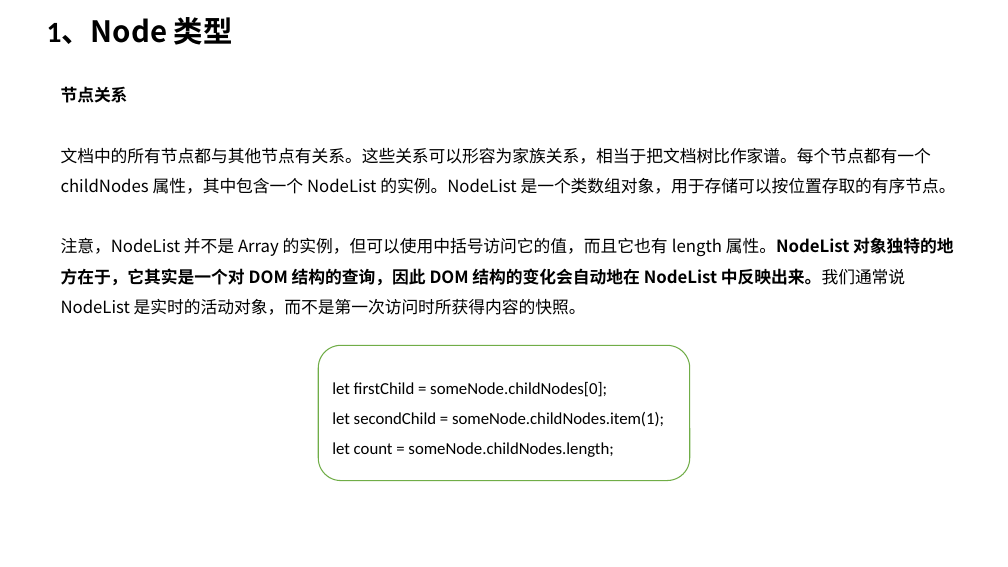
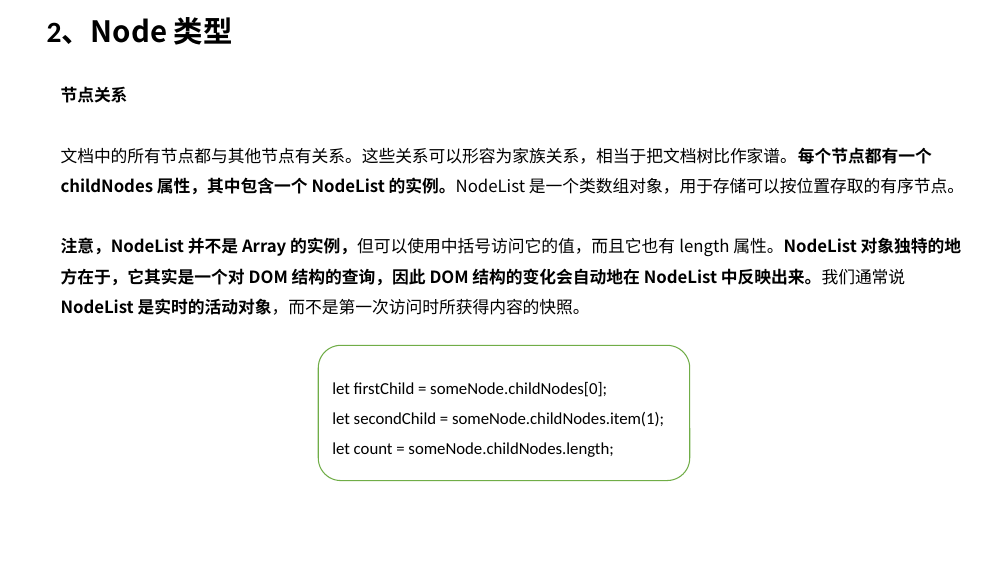
Before and after one commit to TshSophie/OnlineNotes, a slide deck: slide 7 of 读书笔记/JavaScript高级程序设计第四版 ppt版本/第十四章 DOM.pptx. Drawn at 1008x567 pixels with LibreOffice and Linux fonts; fonts in the diff are those of the drawing. Boxes give left, top, right and bottom in pixels: in the first picture for what was removed or moved away, otherwise in the second. Text is boxed around its words. In the diff, an @@ line names an element or a change of style, - is before the commit and + after.

```diff
--- a/读书笔记/JavaScript高级程序设计第四版 ppt版本/第十四章 DOM.pptx
+++ b/读书笔记/JavaScript高级程序设计第四版 ppt版本/第十四章 DOM.pptx
@@ text at [47, 17, 233, 45]: text changed @@
-1、Node 类型
+2、Node 类型
@@ text at [61, 147, 964, 315]: bold on in "文档中的所有节点都与其他节点有关系。这些关系可以形容为家族关系，相当于把文档树比作家谱。每个节点都有一个 childNo ...", "注意，NodeList 并不是 Array 的实例，但可以使用中括号访问它的值，而且它也有 NodeList 是实时的活 ..." @@
```
Also in this commit, not shown: 5 other slides changed, 8 slides added, 4 other files.
